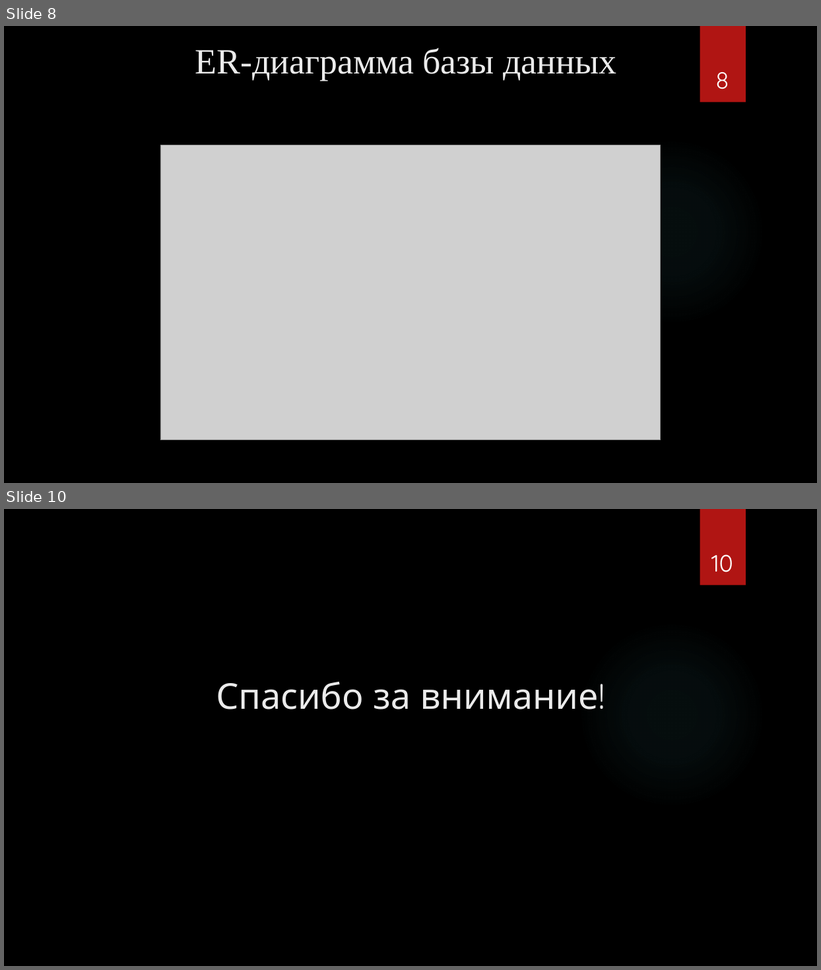
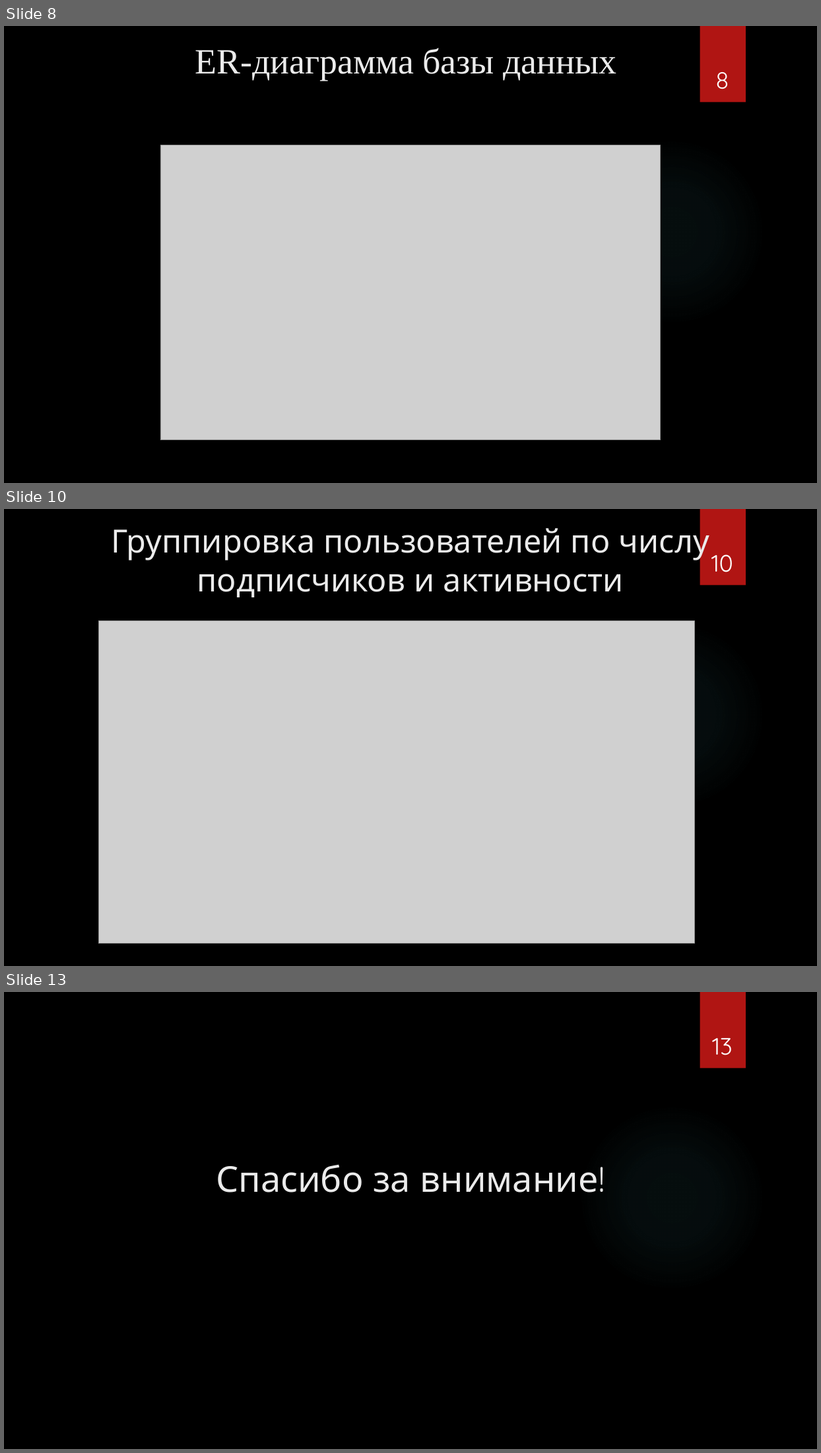
Before and after one commit to danilaverbytskyy/uni, a slide deck: 6 sem/Курсовая 2/Вербицкий Презентация.pptx. Shown one above the other, each under a label of ours: slides 8 and 10 before the commit, slides 8, 10 and 13 after it; the slides between them are not shown. The pictures are 821x970 and 821x1453 pixels, drawn with LibreOffice and Linux fonts; fonts in the diff are those of the drawing; grey boxes stand for pictures; background and template pictures are left out. Boxes give left, top, right and bottom in pixels: in the first picture for what was removed or moved away, otherwise in the second. Text is boxed around its words. In the diff, an @@ line names an element or a change of style, - is before the commit and + after.

```diff
--- a/6 sem/Курсовая 2/Вербицкий Презентация.pptx
+++ b/6 sem/Курсовая 2/Вербицкий Презентация.pptx
@@ slide 10 added at bbox=[4, 509, 817, 966], background picture (left out); not listed: 2 template elements that a slide beside it also shows @@
@@ title added at bbox=[111, 523, 710, 597], 37.8 pt, text #EBEBEB @@
+Группировка пользователей по числу подписчиков и активности
@@ page number added at bbox=[712, 555, 733, 572], 28 pt, text #FFFFFF @@
+10
@@ picture added at bbox=[98, 621, 694, 944] @@
@@ what was slide 10 is now slide 13 @@
@@ page number at bbox=[712, 1038, 733, 1055]: text changed @@
-10
+13
```
Also in this commit, not shown: 3 slides changed, 2 other slides added, 3 other files.
